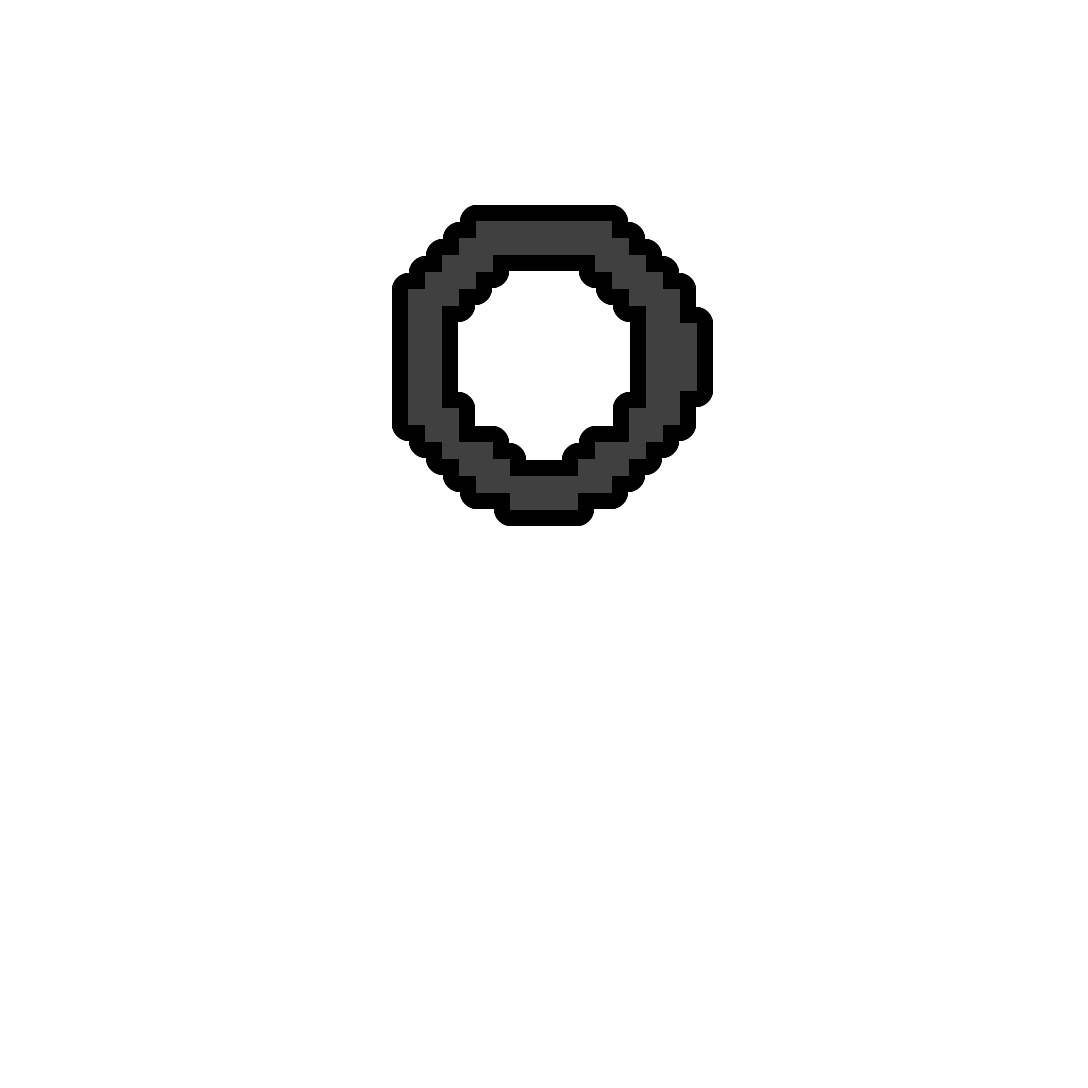
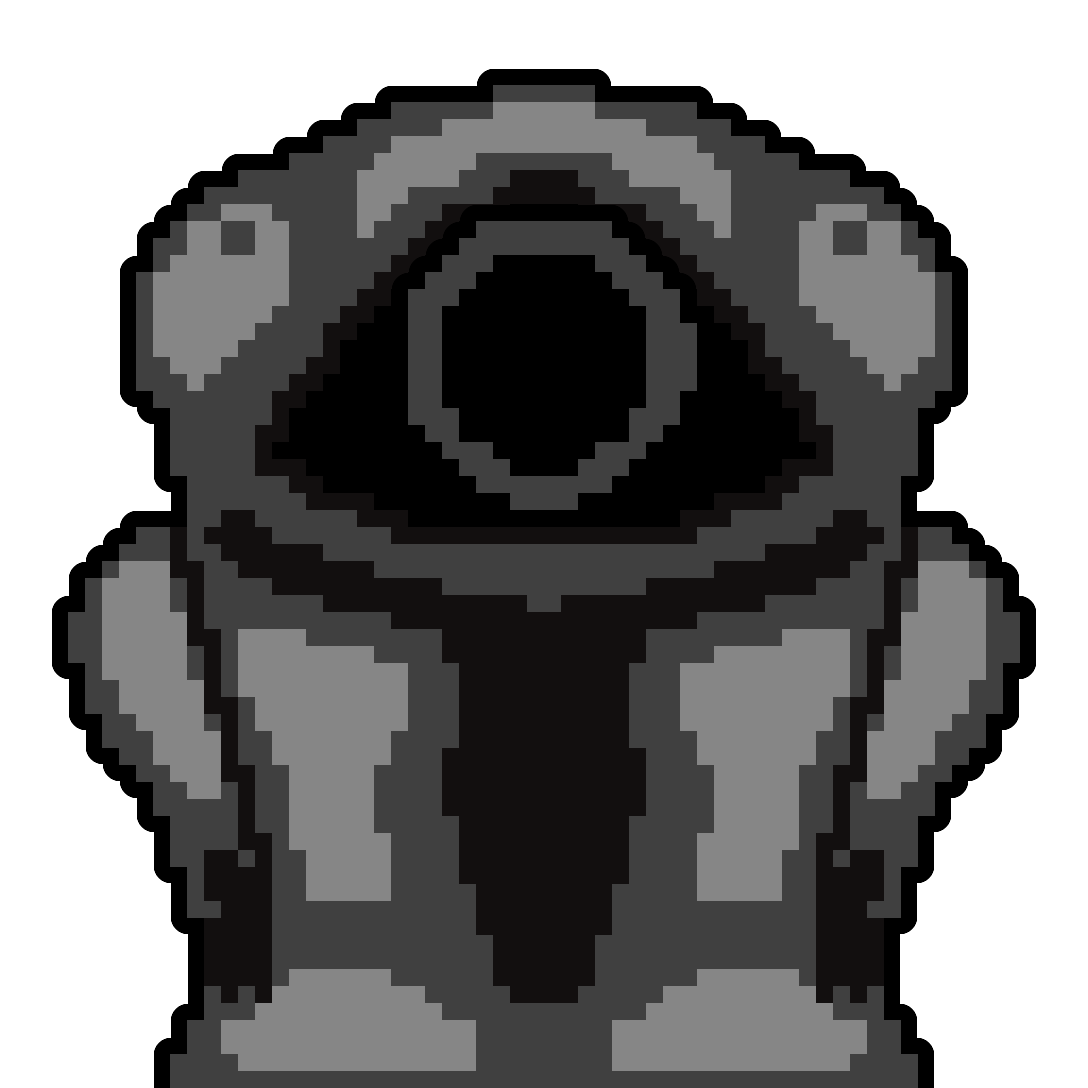
Layers edited between the first and the second w=1088, h=1088 image:
showed "Paint Layer 1" over (x1=64, y1=69, x2=1024, y2=1088)
showed "Base" over (x1=64, y1=69, x2=1024, y2=1088)
